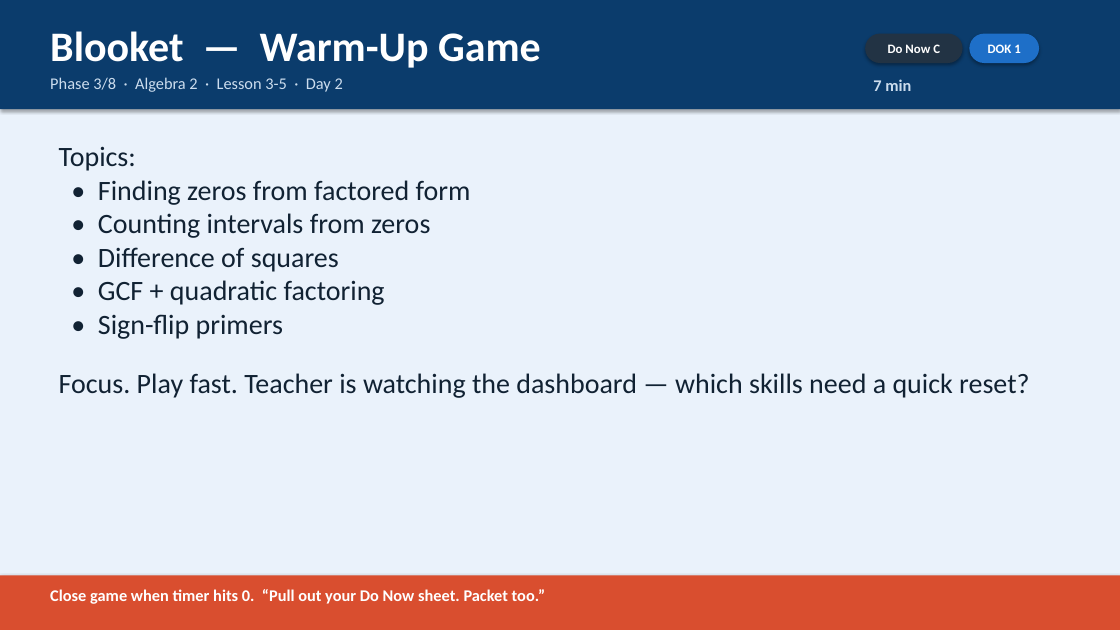
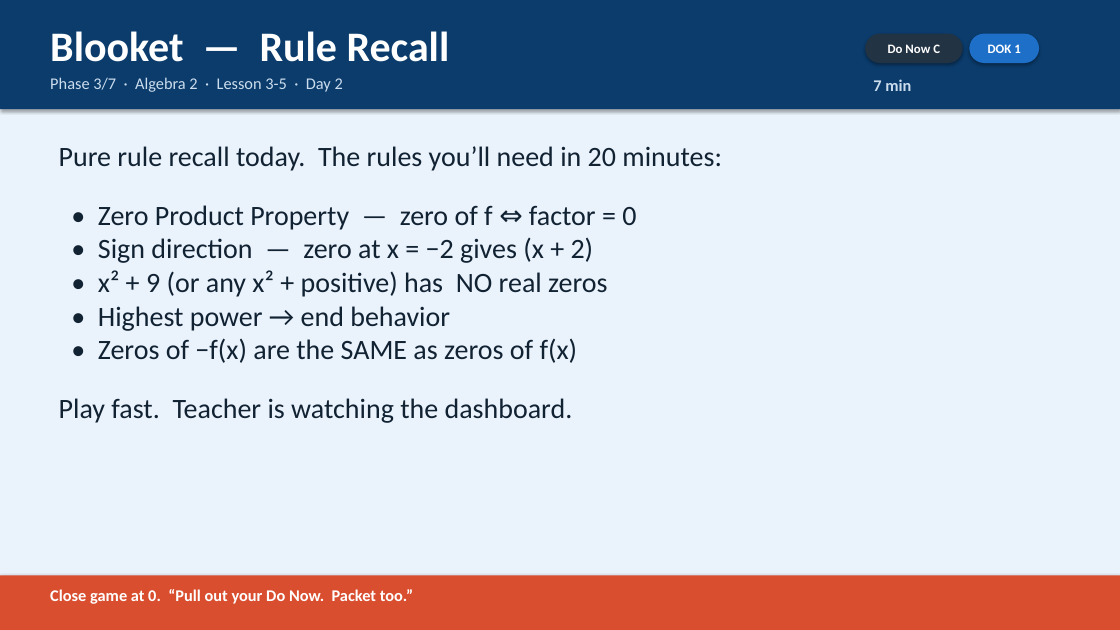
Before and after one commit to robjohncolson/Lesson_planning, a slide deck: slide 4 of Day_2_Slides.pptx. Drawn at 1120x630 pixels with LibreOffice and Linux fonts; fonts in the diff are those of the drawing. Boxes give left, top, right and bottom in pixels: in the first picture for what was removed or moved away, otherwise in the second. Text is boxed around its words. In the diff, an @@ line names an element or a change of style, - is before the commit and + after.

```diff
--- a/Day_2_Slides.pptx
+++ b/Day_2_Slides.pptx
@@ text at <box>50,31,450,62</box>: text changed @@
-Blooket — Warm-Up Game
+Blooket — Rule Recall
@@ text at <box>50,77,343,92</box>: text changed @@
-Phase 3/8 · Algebra 2 · Lesson 3-5 · Day 2
+Phase 3/7 · Algebra 2 · Lesson 3-5 · Day 2
@@ text at <box>59,146,722,423</box>: text changed @@
-Topics:
-• Finding zeros from factored form
-• Counting intervals from zeros
-• Difference of squares
-• GCF + quadratic factoring
-• Sign-flip primers
-Focus. Play fast. Teacher is watching the dashboard — which skills need a quick reset?
+Pure rule recall today. The rules you’ll need in 20 minutes:
+• Zero Product Property — zero of f ⇔ factor = 0
+• Sign direction — zero at x = −2 gives (x + 2)
+• x² + 9 (or any x² + positive) has NO real zeros
+• Highest power → end behavior
+• Zeros of −f(x) are the SAME as zeros of f(x)
+Play fast. Teacher is watching the dashboard.
@@ text at <box>50,589,413,604</box>: text changed @@
-Close game when timer hits 0. “Pull out your Do Now sheet. Packet too.”
+Close game at 0. “Pull out your Do Now. Packet too.”
```
Also in this commit, not shown: 8 other slides changed, 1 slide removed, 22 other files.
